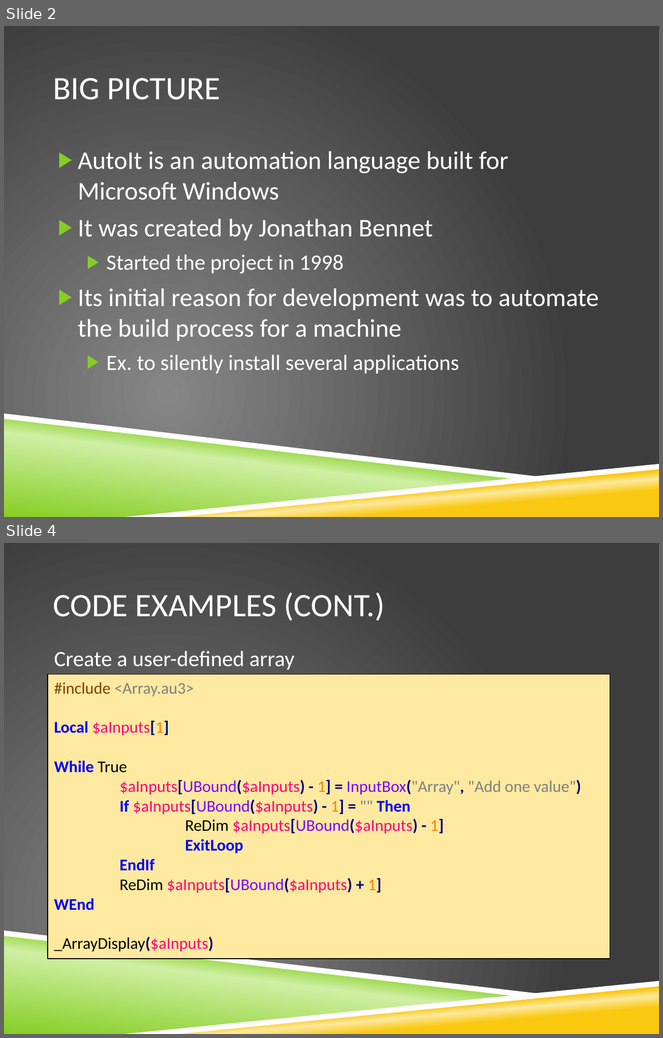
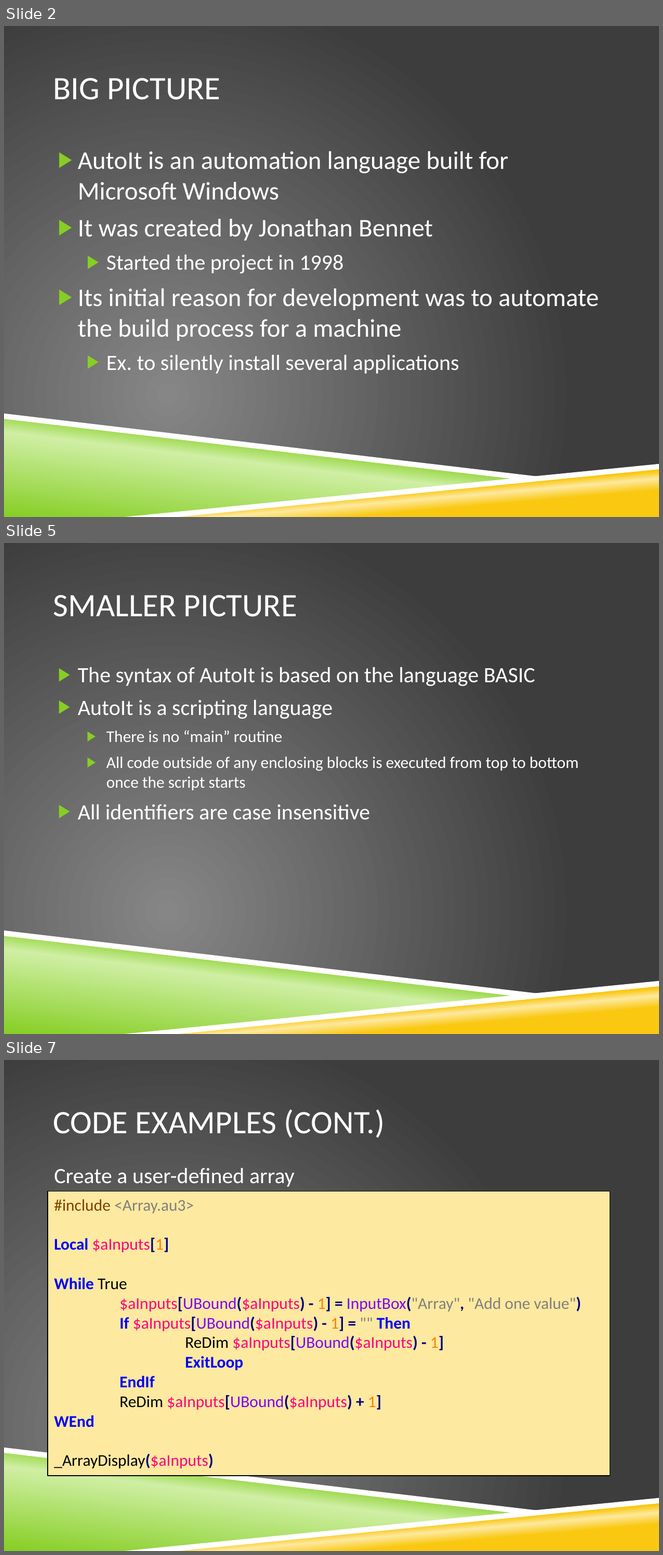
Before and after one commit to krobison/csci400_project, a slide deck: LanguageExplore.pptx. Shown one above the other, each under a label of ours: slides 2 and 4 before the commit, slides 2, 5 and 7 after it; the slides between them are not shown. The pictures are 663x1038 and 663x1555 pixels, drawn with LibreOffice and Linux fonts; fonts in the diff are those of the drawing; background and template pictures are left out. Boxes give left, top, right and bottom in pixels: in the first picture for what was removed or moved away, otherwise in the second. Text is boxed around its words. In the diff, an @@ line names an element or a change of style, - is before the commit and + after.

```diff
--- a/LanguageExplore.pptx
+++ b/LanguageExplore.pptx
@@ slide 5 added at box(4, 543, 659, 1034), background picture (left out); not listed: 4 template elements that a slide beside it also shows @@
@@ title added at box(53, 595, 297, 617), 36 pt, text #FFFFFF @@
+SMALLER PICTURE
@@ text added at box(78, 667, 579, 820), 24 pt, text #FFFFFF @@
+▶ The syntax of AutoIt is based on the language BASIC
+▶ AutoIt is a scripting language
+  ▶ There is no “main” routine
+  ▶ All code outside of any enclosing blocks is executed from top to bottom once the script starts
+▶ All identifiers are case insensitive
@@ what was slide 4 is now slide 7 @@
```
Also in this commit, not shown: 4 slides changed, 4 other slides added.
